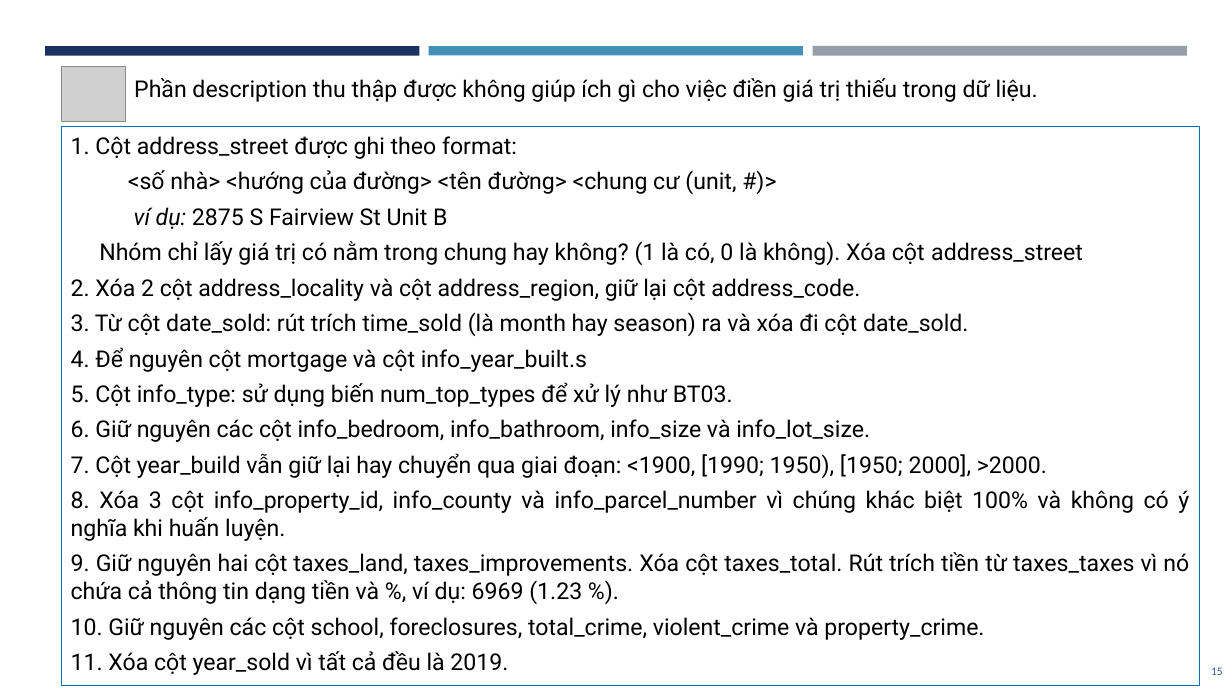
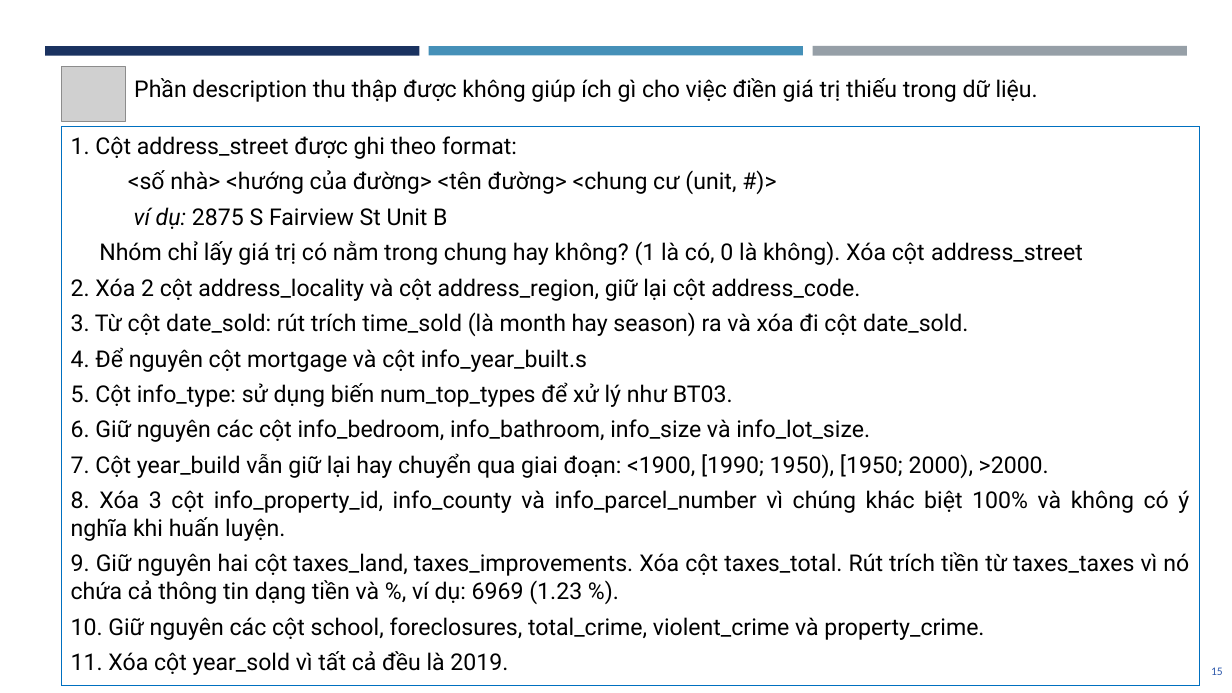
Before and after one commit to dpnam/DS-Final-Project, a slide deck: slide 15 of report-slide/BaoCaoCuoiKy_DS.pptx. Drawn at 1232x693 pixels with LibreOffice and Linux fonts; fonts in the diff are those of the drawing; grey boxes stand for pictures. Boxes give left, top, right and bottom in pixels: in the first picture for what was removed or moved away, otherwise in the second. Text is boxed around its words. In the diff, an @@ line names an element or a change of style, - is before the commit and + after.

```diff
--- a/report-slide/BaoCaoCuoiKy_DS.pptx
+++ b/report-slide/BaoCaoCuoiKy_DS.pptx
@@ text in rectangle at [71,453,1049,478]: text changed @@
-7. Cột year_build vẫn giữ lại hay chuyển qua giai đoạn: <1900, [1990; 1950), [1950; 2000], >2000.
+7. Cột year_build vẫn giữ lại hay chuyển qua giai đoạn: <1900, [1990; 1950), [1950; 2000), >2000.
```
Also in this commit, not shown: 1 other slide changed, 2 slides added, 1 slide removed, 1 other file.
